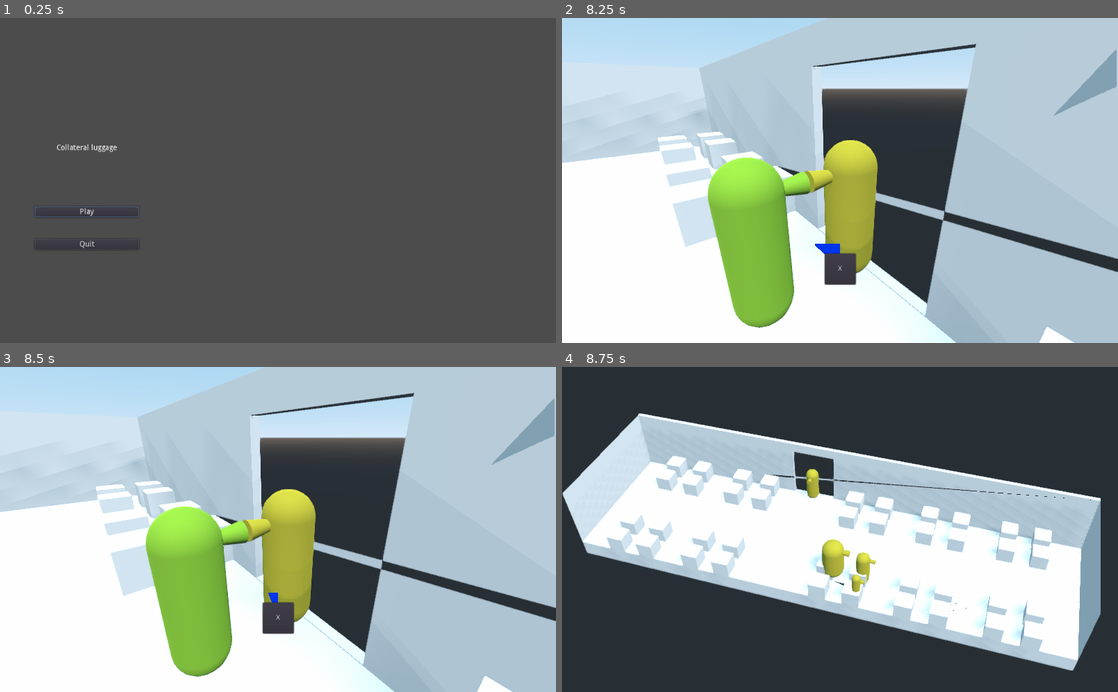
Above: before the commit, frames 1-4 (two rows, left to right).
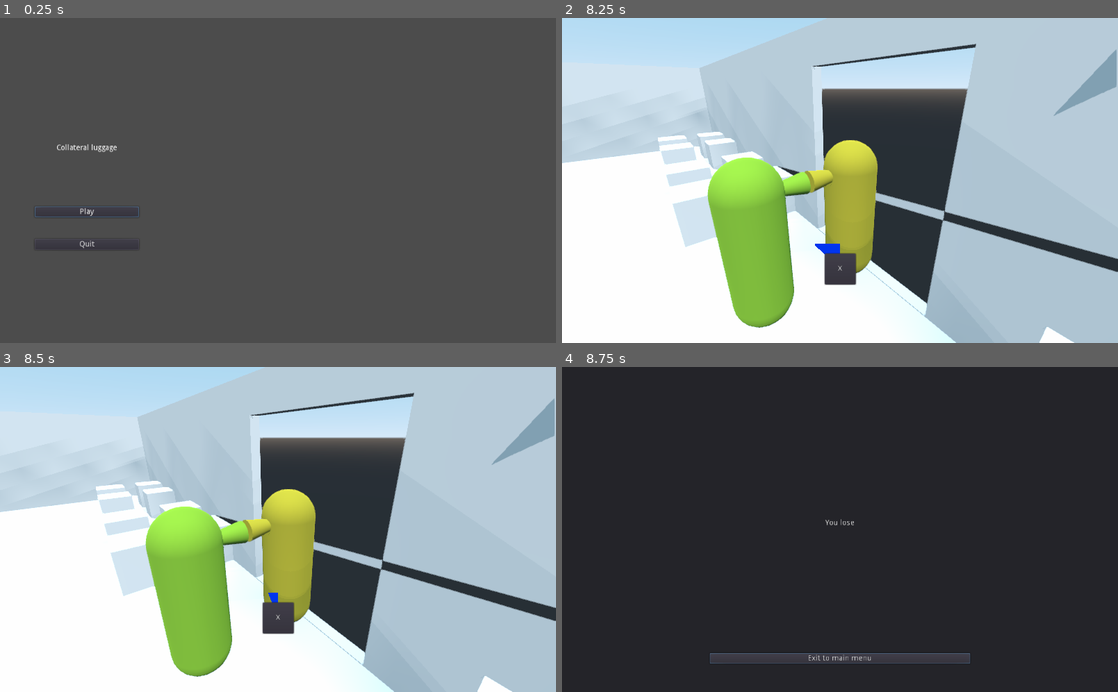
Above: after the commit, the same moments.

Repository: the-last-willy/game_jam_22_07
Game: Godot game, scene res://Game/Scenes/Main/Main.tscn
The game is run twice, just before and just after one commit, with the same random seed, the same clock (stepped at 60 frames per second) and the same inputs.
Inputs (mouse positions are in pixels of both pictures, inside the frame that each line leads up to):
- Up to frame 1 (0.25 s): no input
- Up to frame 2 (8.25 s): click "Play" at 0.5 s; tap Enter (ui_accept) at 1.25, 1.52, 2.27, 3.5, 3.77, 4.52, 5.27, 6.77, 7.52 s; move the mouse to (962, 164) at 1.27 s; hold D (move_right) 1.28-2.03 s; tap Shift (grab) every 0.75 s from 1.35 to 7.35 s; click (962, 164) at 1.42 s; move the mouse to (728, 196) at 2.02 s; hold S (move_backward) 2.03-2.78 s; move the mouse to (895, 109) at 2.77 s; hold D (move_right) 2.78-3.53 s; move the mouse to (812, 245) at 3.52 s; hold W (move_forward) 3.53-4.28 s; click (812, 245) at 3.67 s; move the mouse to (1006, 229) at 4.27 s; hold A (move_left) 4.28-5.78 s; move the mouse to (673, 131) at 5.02 s; move the mouse to (867, 180) at 5.77 s; hold S (move_backward) 5.78-6.53 s; click (867, 180) at 5.92 s; move the mouse to (756, 99) at 6.52 s; hold D (move_right) 6.53-7.28 s; move the mouse to (962, 164) at 7.27 s; hold W (move_forward) 7.28-8 s; click "X" at 8 s
- Up to frame 3 (8.5 s): no input
- Up to frame 4 (8.75 s): no input

Frames 1-3 are identical in both runs. In frame 4, 46% of the frame differs, in the area x 0-97%, y 14-94%.

Commit message:
Changed GameManager folder + added game over

Diff:
--- a/Game/ConfrontationManager/ConfrontationManager.gd
+++ b/Game/ConfrontationManager/ConfrontationManager.gd
@@ -35,6 +35,7 @@
 
 		if strength <= 0.0:
 			player.queue_free()
+			get_parent().get_node("GameManager").game_over()
 			# game_over !
 		else:
 			opponent.queue_free()
--- a/Game/GameManager.gd
+++ /dev/null
@@ -1,7 +0,0 @@
-extends Node
-
-func game_over():
-	get_tree().get_node("GameEndUI").game_end(false)
-
-func win():
-	get_tree().get_node("GameEndUI").game_end(true)
--- /dev/null
+++ b/Game/GameManager/GameManager.gd
@@ -0,0 +1,7 @@
+extends Node
+
+func game_over():
+	get_parent().get_node("GameEndUI").game_end(false)
+
+func win():
+	get_parent().get_node("GameEndUI").game_end(true)
--- /dev/null
+++ b/Game/GameManager/GameManager.tscn
@@ -0,0 +1,6 @@
+[gd_scene load_steps=2 format=2]
+
+[ext_resource path="res://Game/GameManager/GameManager.gd" type="Script" id=1]
+
+[node name="GameManager" type="Node"]
+script = ExtResource( 1 )
--- a/Game/Scenes/Level/Level.tscn
+++ b/Game/Scenes/Level/Level.tscn
@@ -9,8 +9,12 @@
 [ext_resource path="res://Game/Character/Passenger/Models/PassengerModelFat.tscn" type="PackedScene" id=7]
 [ext_resource path="res://Game/ConfrontationManager/ConfrontationManager.gd" type="Script" id=8]
 [ext_resource path="res://Game/UI/ButtonMasher/ButtonMasher.tscn" type="PackedScene" id=9]
+[ext_resource path="res://Game/GameManager/GameManager.gd" type="Script" id=10]
+[ext_resource path="res://Game/GameManager/GameManager.tscn" type="PackedScene" id=11]
+[ext_resource path="res://Game/UI/GameEnd/GameEndUI.tscn" type="PackedScene" id=12]
 
 [node name="Level" type="Spatial"]
+script = ExtResource( 10 )
 
 [node name="AircraftCabin" parent="." instance=ExtResource( 1 )]
 
@@ -57,3 +61,7 @@
 transform = Transform( -4.37114e-08, 0, 1, 0, 1, 0, -1, 0, -4.37114e-08, -1.3565, 0, -1.88757 )
 
 [node name="PassengerModelSkinny" parent="Passenger4" instance=ExtResource( 4 )]
+
+[node name="GameManager" parent="." instance=ExtResource( 11 )]
+
+[node name="GameEndUI" parent="." instance=ExtResource( 12 )]
--- a/project.godot
+++ b/project.godot
@@ -14,14 +14,26 @@
 "language": "GDScript",
 "path": "res://Game/UI/ButtonMasher/ButtonMasher.gd"
 }, {
+"base": "Reference",
+"class": "Character",
+"language": "GDScript",
+"path": "res://Game/Character/PassengerSpawner/Character.gd"
+}, {
 "base": "KinematicBody",
 "class": "Player",
 "language": "GDScript",
 "path": "res://Game/Character/Player/Player.gd"
+}, {
+"base": "Spatial",
+"class": "SpawnPerso",
+"language": "GDScript",
+"path": "res://Game/Character/PassengerSpawner/SpawnPerso.gd"
 } ]
 _global_script_class_icons={
 "ButtonSmasher": "",
-"Player": ""
+"Character": "",
+"Player": "",
+"SpawnPerso": ""
 }
 
 [application]
@@ -29,10 +41,6 @@
 config/name="Gj2207"
 run/main_scene="res://Game/Scenes/Main/Main.tscn"
 config/icon="res://icon.png"
-
-[autoload]
-
-GameManager="*res://Game/GameManager.gd"
 
 [input]
 
Not shown: 1 places in Game/Scenes/Level/Level.tscn that only renumber resources
